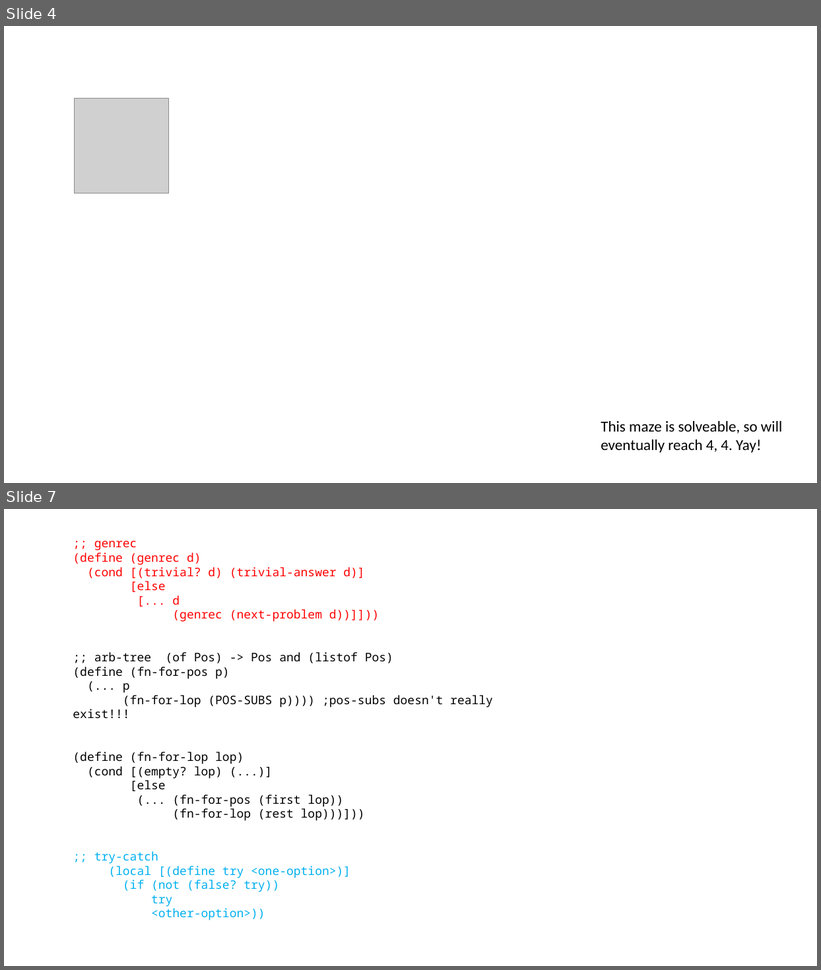
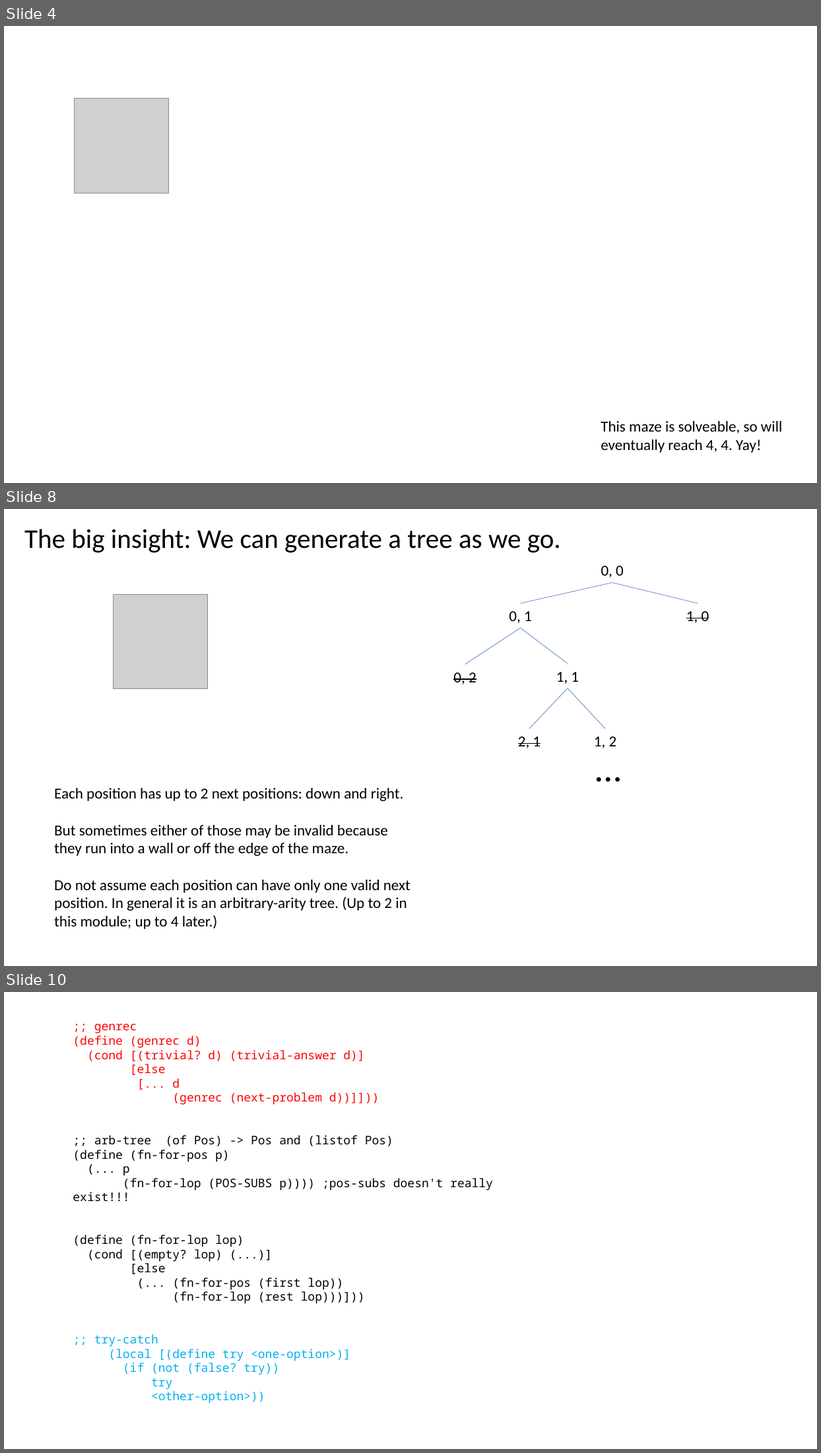
Before and after one commit to GregorKiczales/spd-materials, a slide deck: instructor/l16/l16-pad.pptx. Shown one above the other, each under a label of ours: slides 4 and 7 before the commit, slides 4, 8 and 10 after it; the slides between them are not shown. The pictures are 821x970 and 821x1453 pixels, drawn with LibreOffice and Linux fonts; fonts in the diff are those of the drawing; grey boxes stand for pictures. Boxes give left, top, right and bottom in pixels: in the first picture for what was removed or moved away, otherwise in the second. Text is boxed around its words. In the diff, an @@ line names an element or a change of style, - is before the commit and + after.

```diff
--- a/instructor/l16/l16-pad.pptx
+++ b/instructor/l16/l16-pad.pptx
@@ slide 8 added at (4, 509, 817, 966), background #FFFFFF @@
@@ text added at (24, 529, 561, 553), 32 pt, text #000000 @@
+The big insight: We can generate a tree as we go.
@@ text added at (601, 566, 624, 578), 18 pt, text #000000 @@
+0, 0
@@ line added from (613, 583) to (521, 603), #4472C4 0.5 pt @@
@@ line added from (613, 583) to (698, 603), #4472C4 0.5 pt @@
@@ picture added at (113, 594, 208, 689) @@
@@ text added at (509, 611, 532, 623), 18 pt, text #000000 @@
+0, 1
@@ text added at (686, 611, 710, 623), 18 pt, text #000000, strikethrough @@
+1, 0
@@ line added from (521, 628) to (465, 665), #4472C4 0.5 pt @@
@@ line added from (521, 628) to (568, 664), #4472C4 0.5 pt @@
@@ text added at (453, 673, 477, 685), 18 pt, text #000000, strikethrough @@
+0, 2
@@ text added at (556, 672, 579, 684), 18 pt, text #000000 @@
+1, 1
@@ line added from (568, 689) to (530, 729), #4472C4 0.5 pt @@
@@ line added from (568, 689) to (605, 729), #4472C4 0.5 pt @@
@@ text added at (518, 737, 541, 749), 18 pt, text #000000, strikethrough @@
+2, 1
@@ text added at (589, 742, 677, 793), 44 pt, text #000000 @@
+…
@@ text added at (594, 737, 617, 749), 18 pt, text #000000 @@
+1, 2
@@ text added at (54, 788, 411, 929), 18 pt, text #000000 @@
+Each position has up to 2 next positions: down and right.
+But sometimes either of those may be invalid because they run into a wall or off the edge of the maze.
+Do not assume each position can have only one valid next position. In general it is an arbitrary-arity tree. (Up to 2 in this module; up to 4 later.)
@@ what was slide 7 is now slide 10 @@
```
Also in this commit, not shown: 2 slides changed, 2 other slides added.
